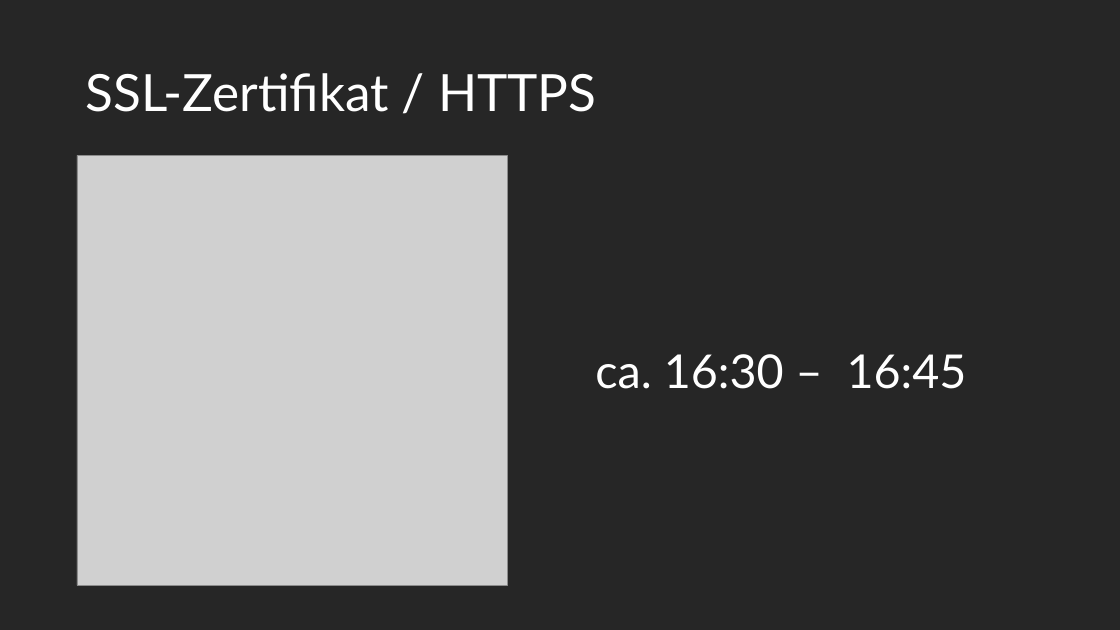
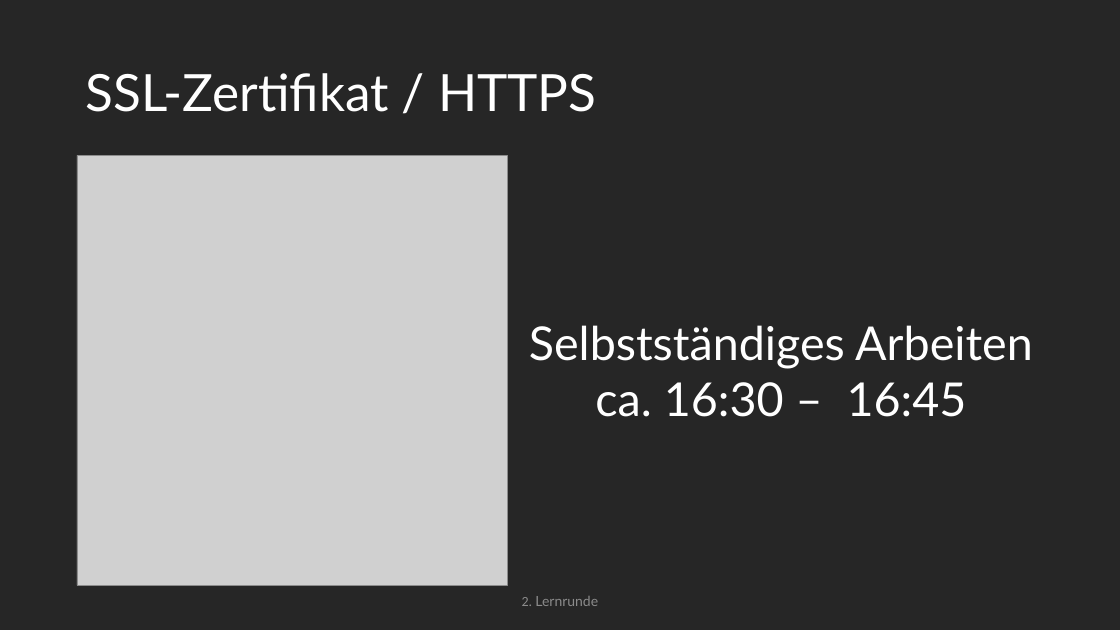
Before and after one commit to maximotus/skill-saturday-wordpress-portfolio-website, a slide deck: slide 14 of wordpress-portfolio-website-presentation.pptx (slide 12 before the commit). Drawn at 1120x630 pixels with LibreOffice and Linux fonts; fonts in the diff are those of the drawing; grey boxes stand for pictures. Boxes give left, top, right and bottom in pixels: in the first picture for what was removed or moved away, otherwise in the second. Text is boxed around its words. In the diff, an @@ line names an element or a change of style, - is before the commit and + after.

```diff
--- a/wordpress-portfolio-website-presentation.pptx
+++ b/wordpress-portfolio-website-presentation.pptx
@@ text "Selbstständiges Arbeiten": place and size @@
-text "Selbstständiges Arbeiten" at (595,354,967,389)
+text "Selbstständiges Arbeiten" at (529,325,1033,417)
@@ text at (529,325,1033,369): paragraph added @@
+Selbstständiges Arbeiten
@@ text added at (522,596,598,606), 12 pt, text #8C8C8C @@
+2. Lernrunde
```
Also in this commit, not shown: 10 other slides changed, 5 slides added, 16 other files.
